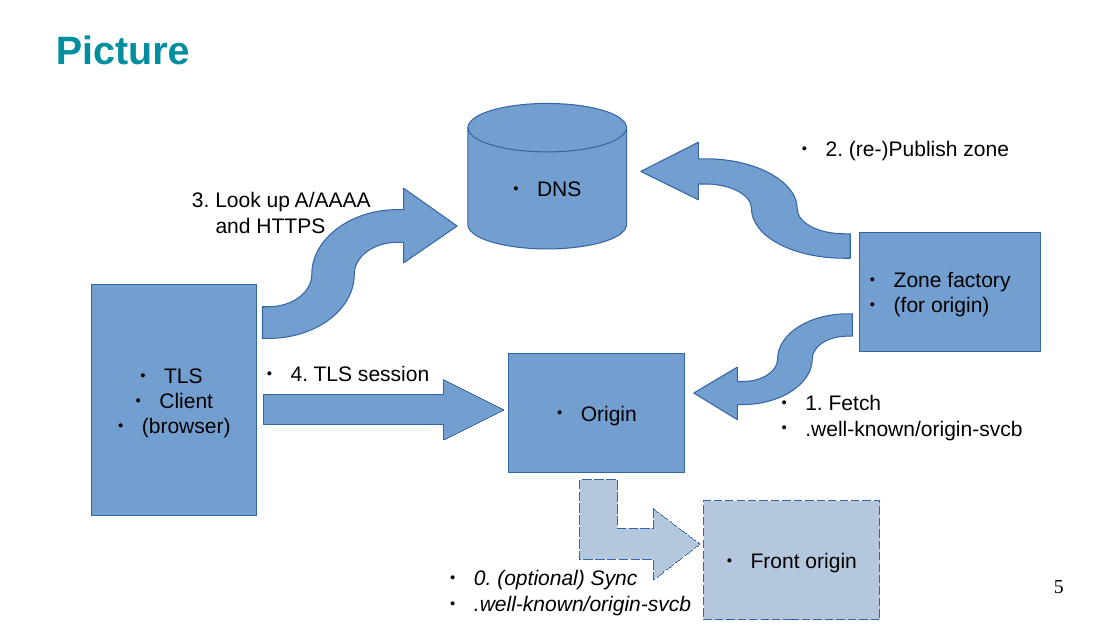
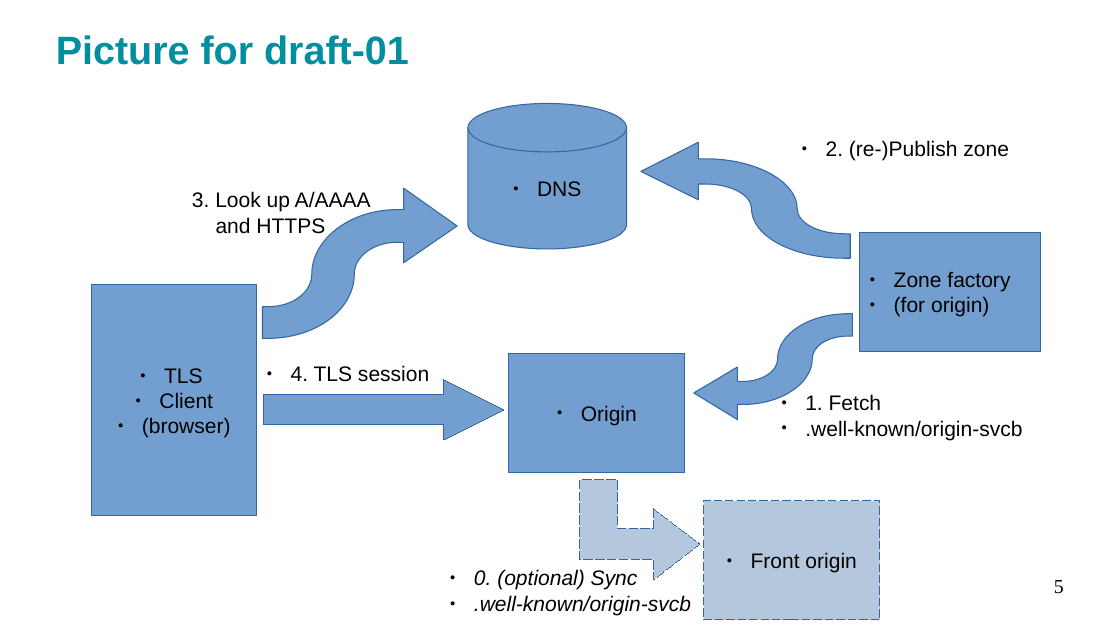
Before and after one commit to sftcd/wkesni, a slide deck: slide 5 of wkech-115-slides.odp. Drawn at 1120x630 pixels with LibreOffice and Linux fonts; fonts in the diff are those of the drawing. Boxes give left, top, right and bottom in pixels: in the first picture for what was removed or moved away, otherwise in the second. Text is boxed around its words. In the diff, an @@ line names an element or a change of style, - is before the commit and + after.

```diff
--- a/wkech-115-slides.odp
+++ b/wkech-115-slides.odp
@@ text at [56, 35, 409, 65]: text changed @@
-Picture
+Picture for draft-01
@@ freeform shape at [694, 314, 853, 420]: outline redrawn @@
```
Also in this commit, not shown: 2 other slides changed, 1 slide added, 1 other file.
